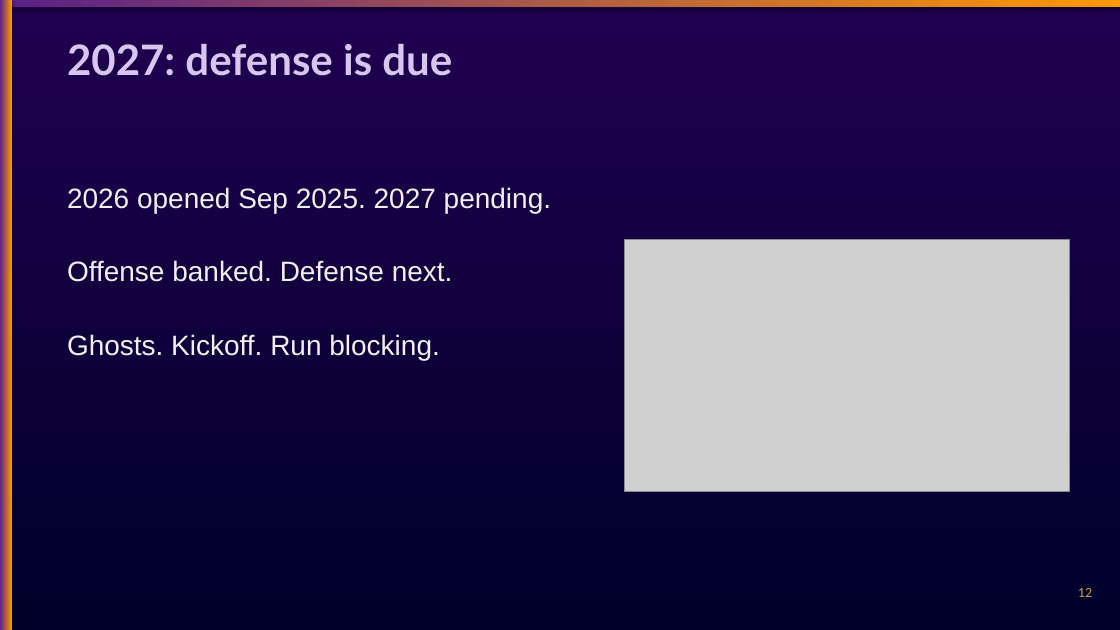
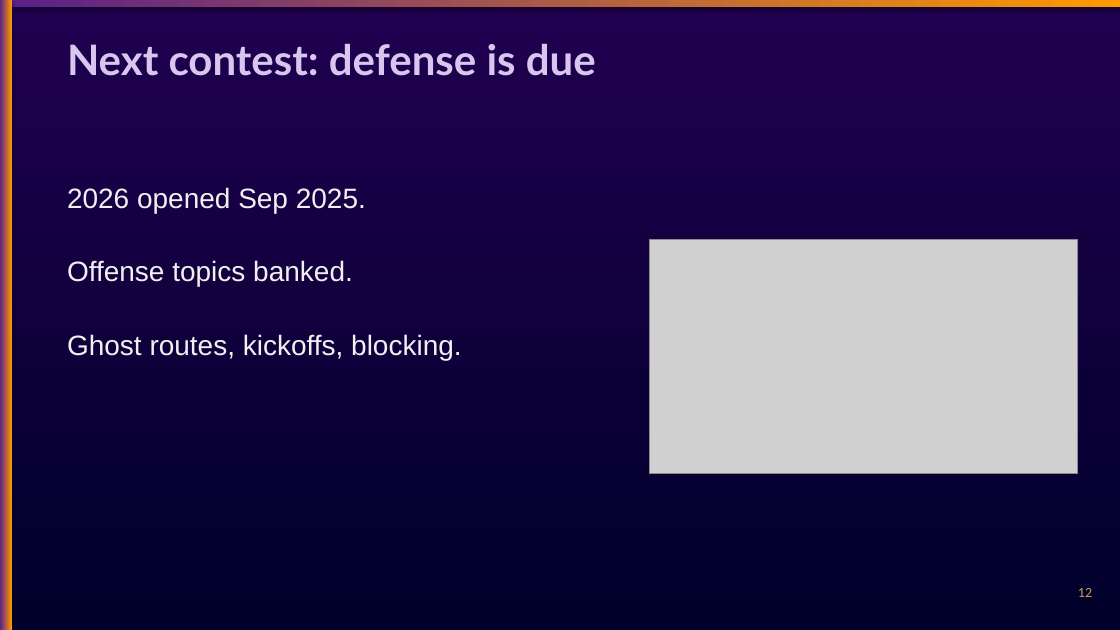
Before and after one commit to chasko-labs/nfl-big-data-bowl-2027, a slide deck: slide 12 of deck/unified.pptx. Drawn at 1120x630 pixels with LibreOffice and Linux fonts; fonts in the diff are those of the drawing; grey boxes stand for pictures. Boxes give left, top, right and bottom in pixels: in the first picture for what was removed or moved away, otherwise in the second. Text is boxed around its words. In the diff, an @@ line names an element or a change of style, - is before the commit and + after.

Commit message:
deck: plain-words rewrite all 17, collision-free layout

```diff
--- a/deck/unified.pptx
+++ b/deck/unified.pptx
@@ text at <box>67,44,596,76</box>: text changed @@
-2027: defense is due
+Next contest: defense is due
@@ text at <box>67,187,462,360</box>: text changed @@
-2026 opened Sep 2025. 2027 pending.
-Offense banked. Defense next.
-Ghosts. Kickoff. Run blocking.
+2026 opened Sep 2025.
+Offense topics banked.
+Ghost routes, kickoffs, blocking.
@@ picture: place and size @@
-picture at <box>624,239,1070,492</box>
+picture at <box>649,239,1078,473</box>
```
Also in this commit, not shown: 6 other slides changed, 9 slides added, 9 slides removed.
